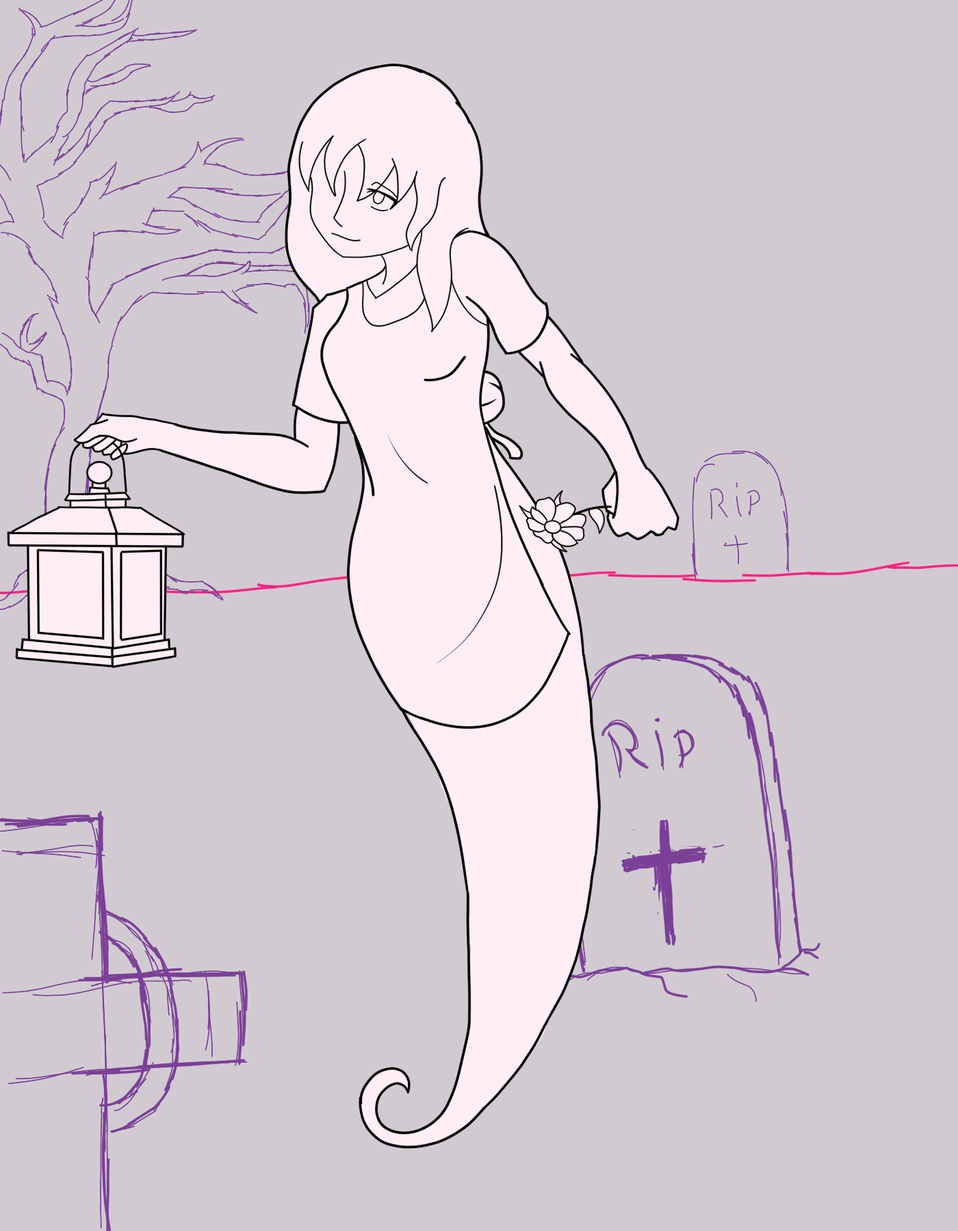
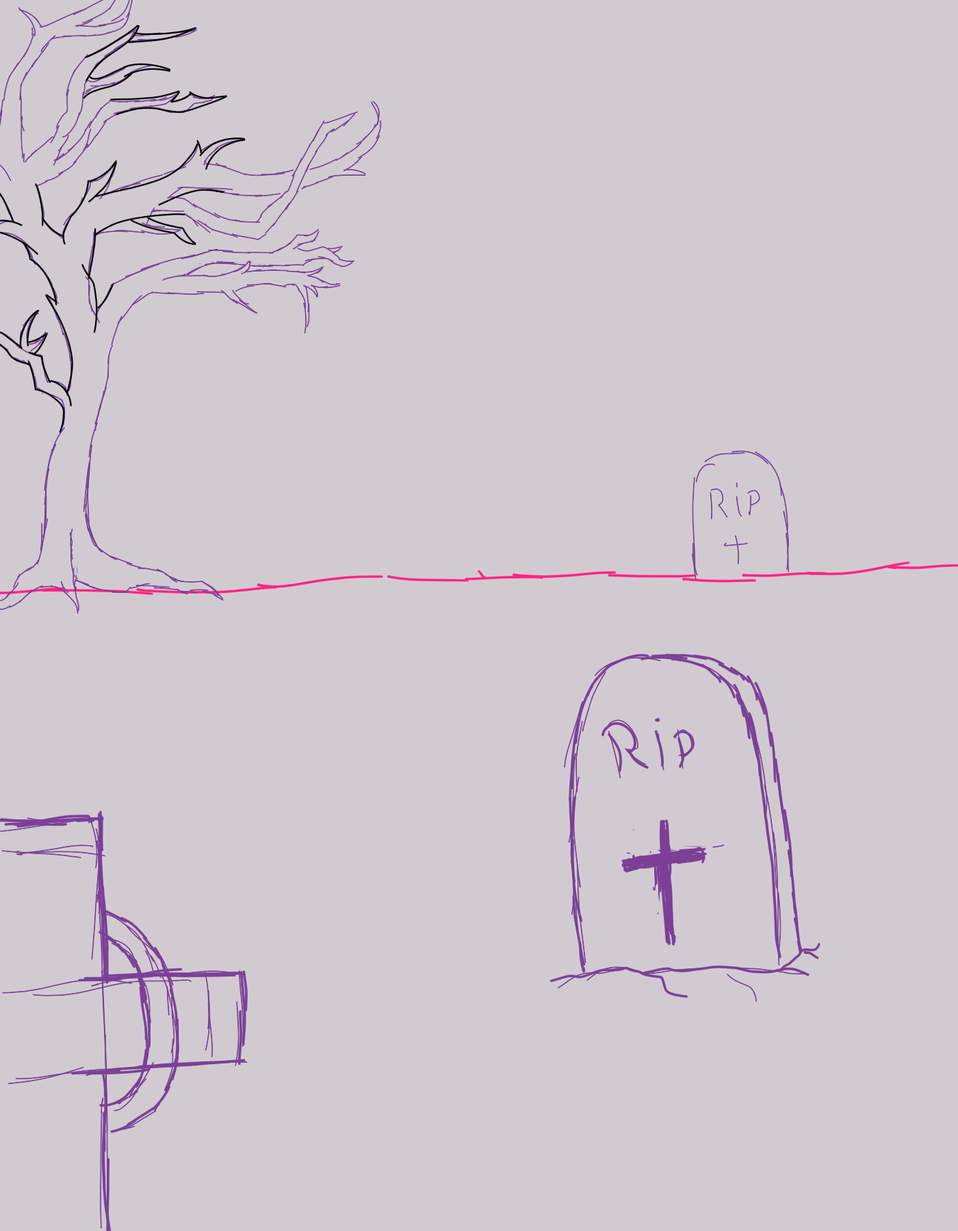
Revision of a layered (958, 1231) image; what changed, layer by layer:
hid group "Group 4" (6 layers) over [0, 24, 680, 1150]
painted on "Paint Layer 9 Merged" over [0, 43, 680, 1150]
painted on "Paint Layer 6" (1st of 2, in "Group 4") over [0, 43, 680, 1150]
added group "Group 10" with 1 layers above "Paint Layer 3" over [0, 24, 263, 438]
added layer "Paint Layer 9" in group "Group 10" over [0, 24, 263, 438]
moved "Paint Layer 3" out of group "Group 4", painted on it over [0, 24, 680, 1150]
